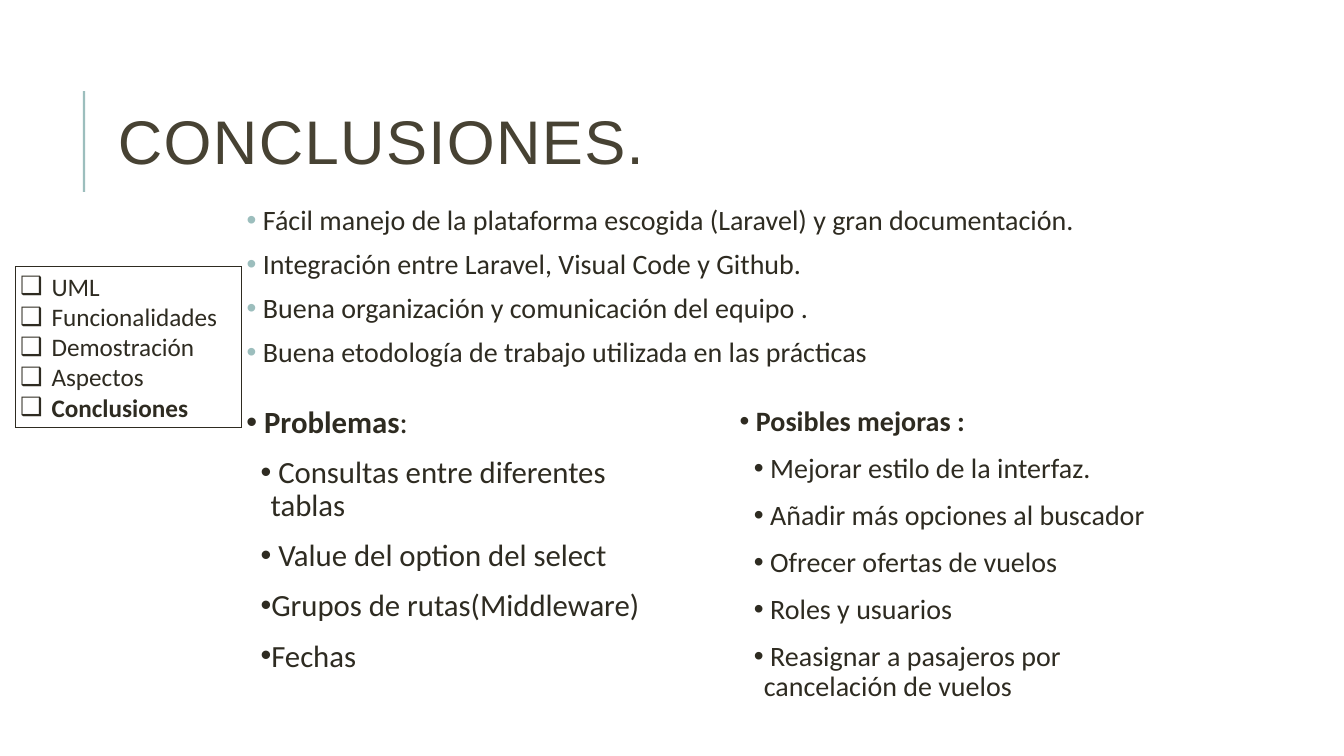
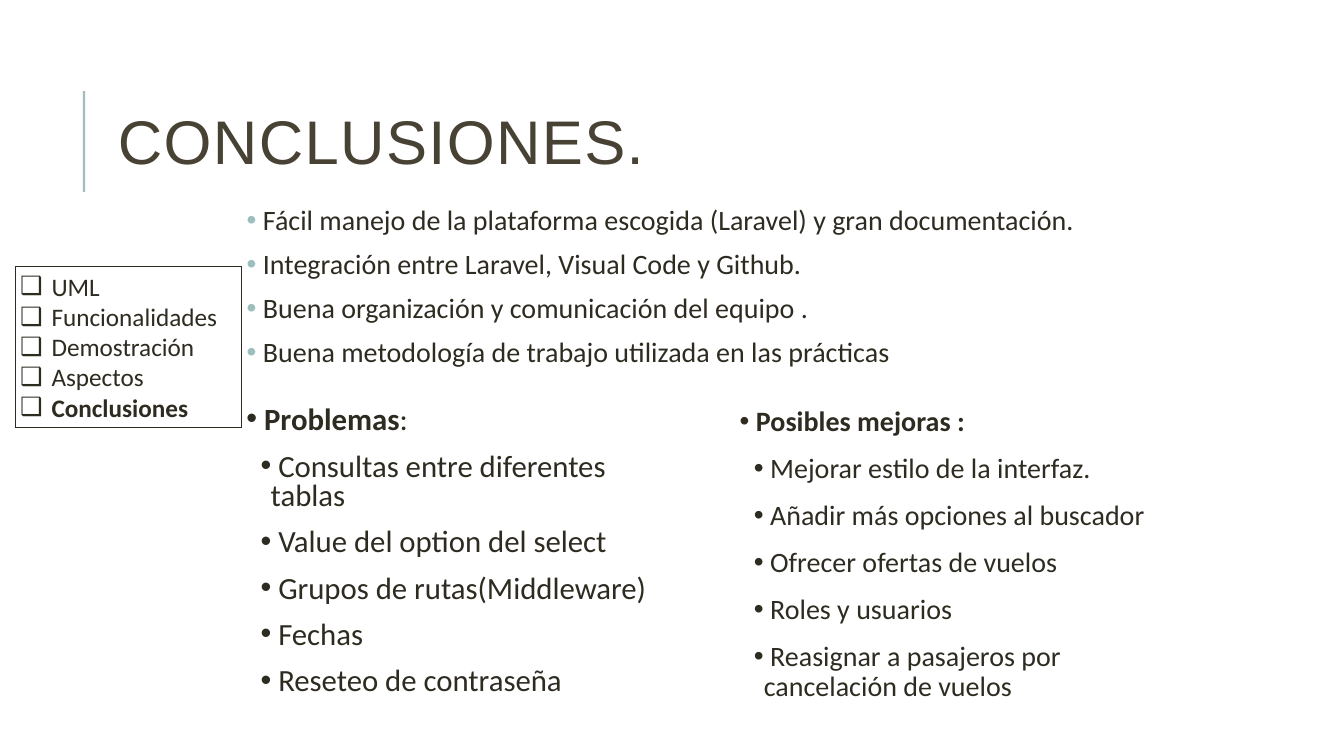
Before and after one commit to danielallhoff/M17-G4-AirDSS, a slide deck: slide 25 of AIRDSS.pptx. Drawn at 1344x756 pixels with LibreOffice and Linux fonts; fonts in the diff are those of the drawing. Boxes give left, top, right and bottom in pixels: in the first picture for what was removed or moved away, otherwise in the second. Text is boxed around its words. In the diff, an @@ line names an element or a change of style, - is before the commit and + after.

Commit message:
Corrección errores

```diff
--- a/AIRDSS.pptx
+++ b/AIRDSS.pptx
@@ text at box(263, 342, 889, 367): text changed @@
-• Buena etodología de trabajo utilizada en las prácticas
+• Buena metodología de trabajo utilizada en las prácticas
@@ text at box(264, 408, 646, 646): line spacing 0.9 to 0.8 @@
@@ text at box(278, 669, 562, 692): paragraph added @@
+  • Reseteo de contraseña
```
